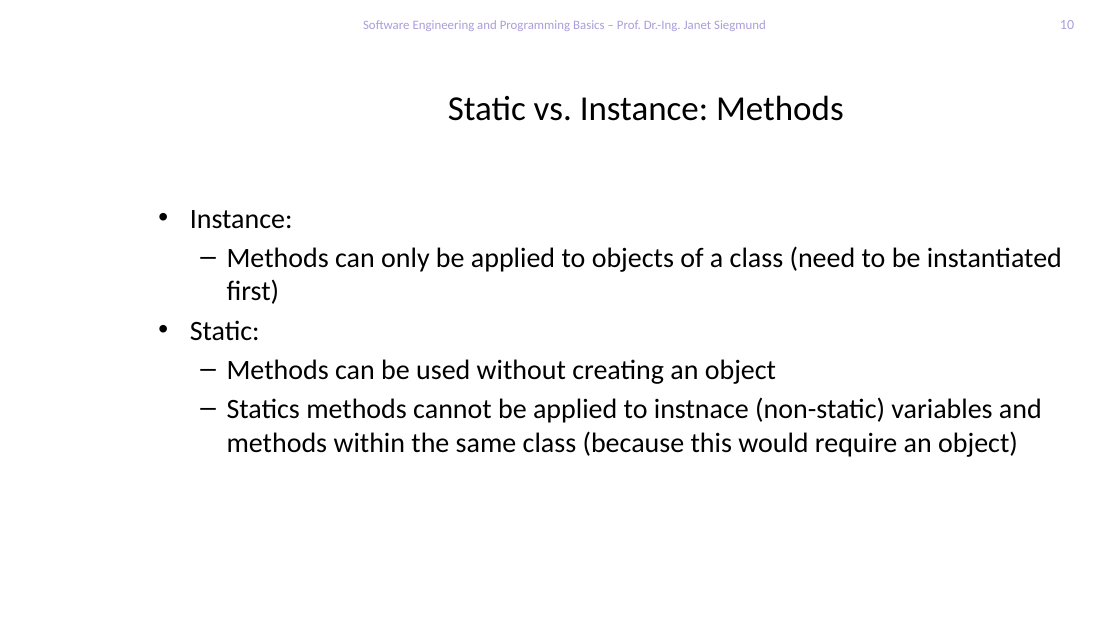
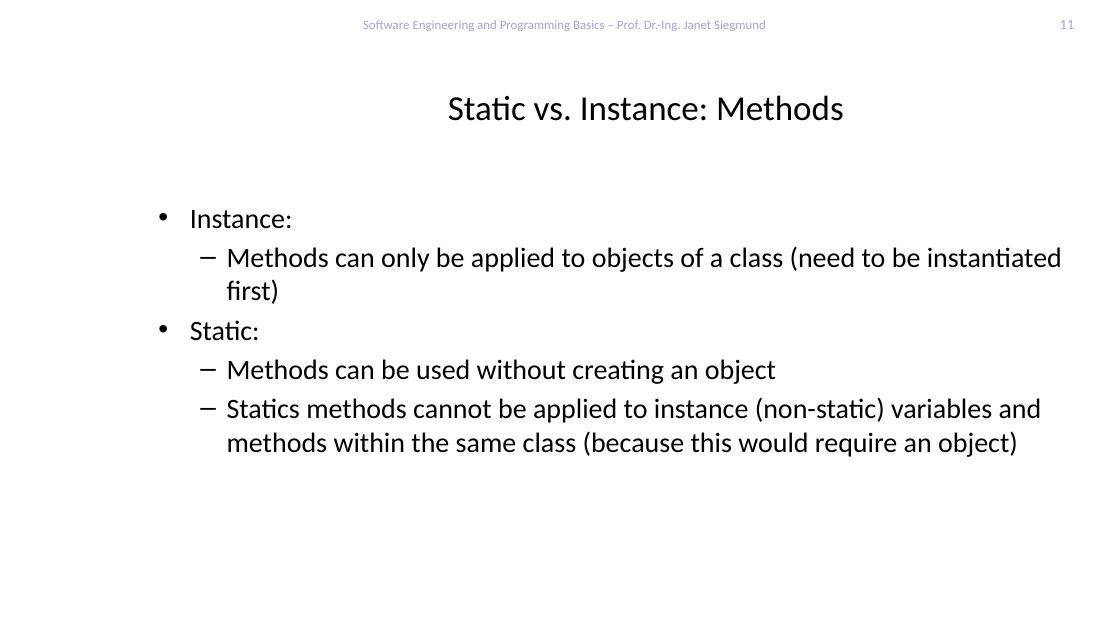
Before and after one commit to feigensp/lehre, a slide deck: slide 11 of se_prog/slides/05_ArraysStringStatic.pptx (slide 10 before the commit). Drawn at 1120x630 pixels with LibreOffice and Linux fonts; fonts in the diff are those of the drawing; background and template pictures are left out. Boxes give left, top, right and bottom in pixels: in the first picture for what was removed or moved away, otherwise in the second. Text is boxed around its words. In the diff, an @@ line names an element or a change of style, - is before the commit and + after.

Commit message:
Updated slides

```diff
--- a/se_prog/slides/05_ArraysStringStatic.pptx
+++ b/se_prog/slides/05_ArraysStringStatic.pptx
@@ page number at [1060,20,1074,29]: text changed @@
-10
+11
@@ text at [227,397,1042,457]: text changed @@
-  – Statics methods cannot be applied to instnace (non-static) variables and methods within the same class (because this would require an object)
+  – Statics methods cannot be applied to instance (non-static) variables and methods within the same class (because this would require an object)
```
Also in this commit, not shown: 3 other slides changed, 1 slide added, 4 slides removed, 5 other files.
